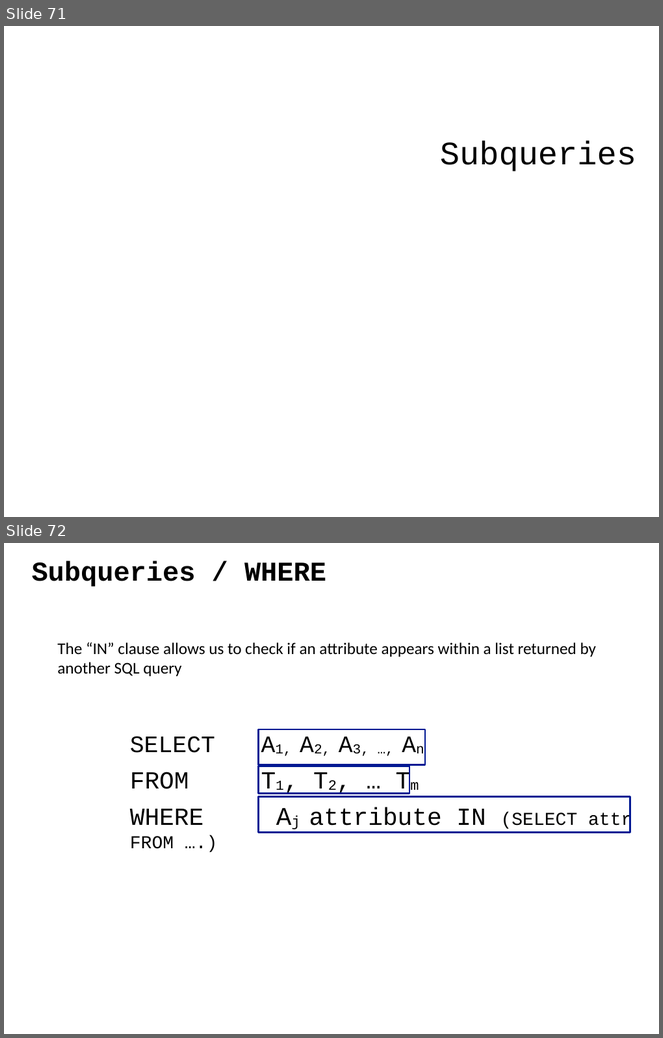
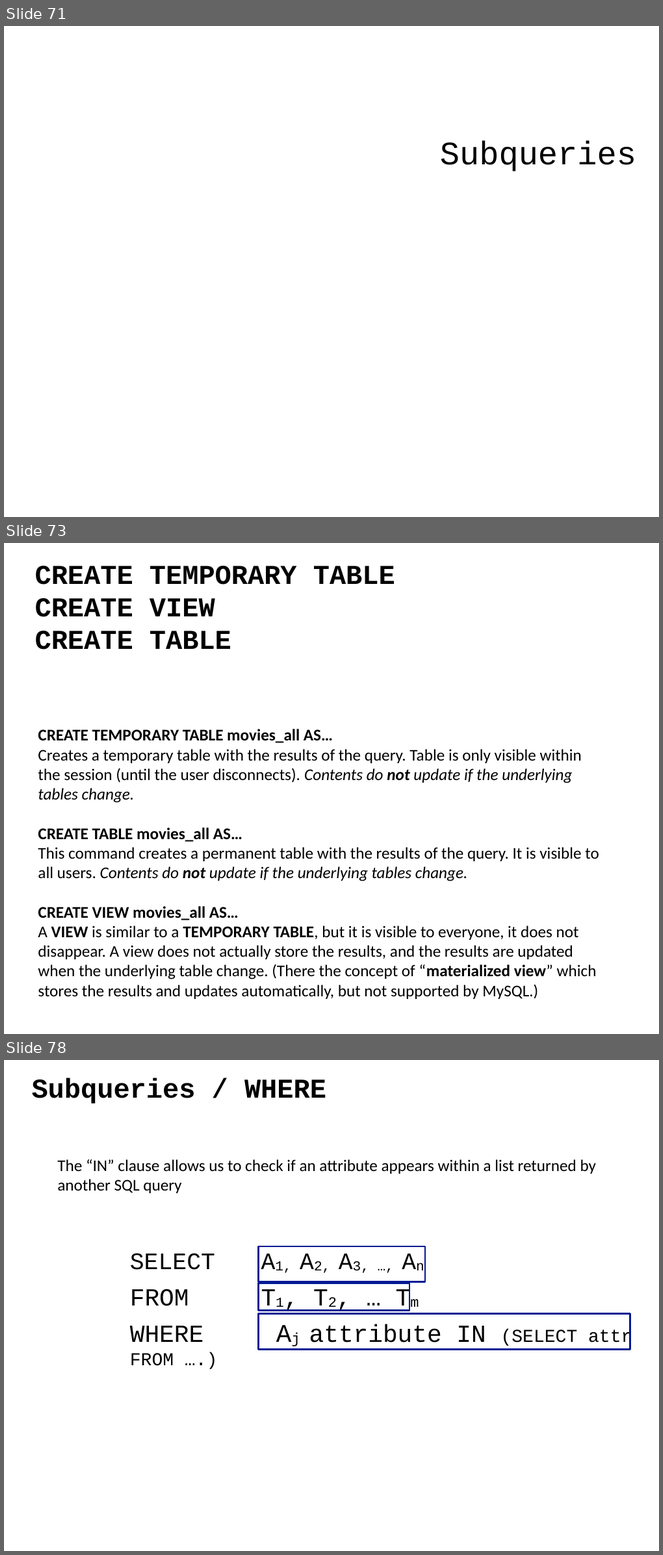
Before and after one commit to ipeirotis/introduction-to-databases, a slide deck: C-SQL.pptx. Shown one above the other, each under a label of ours: slides 71 and 72 before the commit, slides 71, 73 and 78 after it; the slides between them are not shown. The pictures are 663x1038 and 663x1555 pixels, drawn with LibreOffice and Linux fonts; fonts in the diff are those of the drawing. Boxes give left, top, right and bottom in pixels: in the first picture for what was removed or moved away, otherwise in the second. Text is boxed around its words. In the diff, an @@ line names an element or a change of style, - is before the commit and + after.

```diff
--- a/C-SQL.pptx
+++ b/C-SQL.pptx
@@ slide 73 added at (4,543,659,1034), background #FFFFFF @@
@@ text added at (35,566,395,650), 30 pt, text #000000, bold @@
+CREATE TEMPORARY TABLE
+CREATE VIEW
+CREATE TABLE
@@ text added at (38,729,599,999), 18 pt, text #000000 @@
+CREATE TEMPORARY TABLE movies_all AS…
+Creates a temporary table with the results of the query. Table is only visible within the session (until the user disconnects). Contents do not update if the underlying tables change.
+CREATE TABLE movies_all AS…
+This command creates a permanent table with the results of the query. It is visible to all users. Contents do not update if the underlying tables change.
+CREATE VIEW movies_all AS…
+A VIEW is similar to a TEMPORARY TABLE, but it is visible to everyone, it does not disappear. A view does not actually store the results, and the results are updated when the underlying table change. (There the concept of “materialized view” which stores the results and updates automatically, but not supported by MySQL.)
@@ what was slide 72 is now slide 78 @@
```
Also in this commit, not shown: 9 slides changed, 1 other slide added, 1 slide removed.
